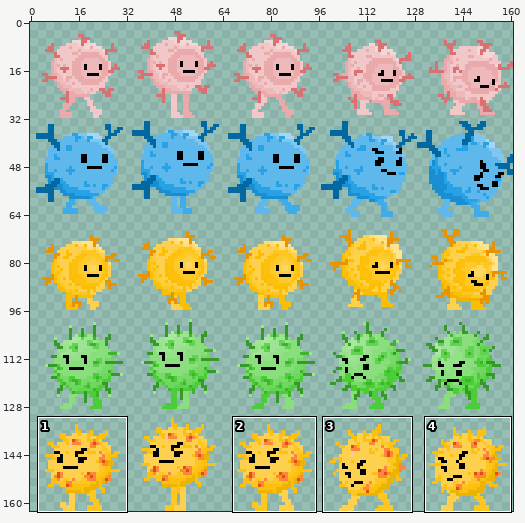
Two states of a sprite sheet, src/resources/tinyCharacters.png. Above: a wide view before the commit, with the close-up outlined.
Close-up. Earlier state:
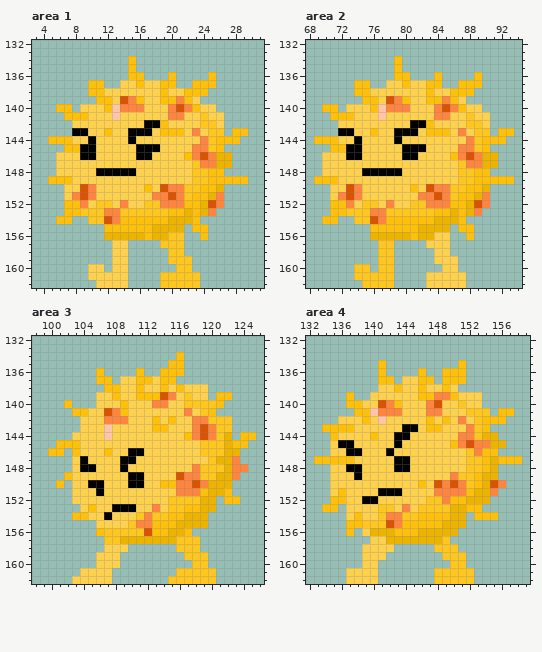
The file is 161x164 pixels. Colours within 5 levels of each other are drawn and written as one. Shown: area 1: x 3..31, y 132..162; area 2: x 68..94, y 132..162; area 3: x 98..126, y 132..162; area 4: x 132..159, y 132..162. The old version is drawn lined up with the new one, on the new canvas. The commit also changed other parts of the picture, which this record leaves out.
After:
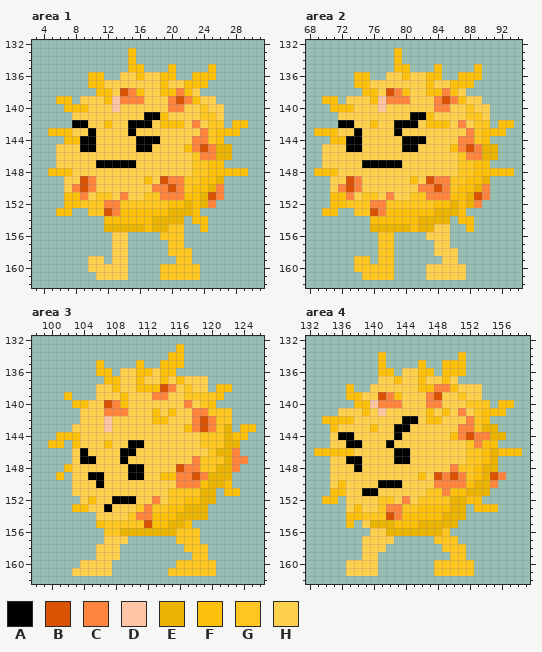
Palette (. is transparent): A #000000  B #da5302  C #fd853f  D #fec5a4  E #edb302  F #fdc10d  G #fdc621  H #fdd14d
Edits made:
canvas 161x164 -> 161x163 (the part of the old canvas that was cut away was empty and is not shown)
Changed rows in their new state; - is an unchanged pixel.
Area 1:
first column x 5:
133 ----------F--------------
135 -----------F---F----F----
136 -----FF--HH-HHF---FF-----
137 -------HH--H---HHF--.----
138 -----.-F-BCF---FC-H.-----
139 -FF-HHH-DC-C--HCBCFHH----
140 -.-FF--H-HHH----CHHG-H---
141 --.HH---H---AAFHH---G----
142 ---AA--F--AA-H-FF-CH-G-FF
143 FFFHHA-H---HH-HHH-HC-FF-.
144 ..-FA-----HAAA----C---..-
145 -HHH---------H---F-BCEE--
146 ----HH-----HH----HGC-----
147 ------AAAAA--------GFF.--
148 FFF---HHHHH-----------FFF
149 ..H-BC------F-BCCG-F-E...
150 ---C--------HCCB--F-EC---
151 --FFCHGG-C--GG-C-F-EB----
152 ----GG-CCGGG--GFFE--C.---
153 -F-..--B-FFFFFFEE--..----
154 -..--..FF----EE--.-F-----
155 -------EEEEE---GG-.------
156 -------.HH....G----.-----
157 --------------.----------
158 -----------------G-------
159 -----HH--------.---------
160 -------H------GG--G------
161 -----.-------------------
162 ------....----.....------
Area 2:
first column x 69:
133 ----------F--------------
135 -----------F---F----F----
136 -----FF--HH-HHF---FF-----
137 -------HH--H---HHF--.----
138 -----.-F-BCF---FC-H.-----
139 -FF-HHH-DC-C--HCBCFHH----
140 -.-FF--H-HHH----CHHG-H---
141 --.HH---H---AAFHH---G----
142 ---AA--F--AA-H-FF-CH-G-FF
143 FFFHHA-H---HH-HHH-HC-FF-.
144 ..-FA-----HAAA----C---..-
145 -HHH---------H---F-BCEE--
146 ----HH-----HH----HGC-----
147 ------AAAAA--------GFF.--
148 FFF---HHHHH-----------FFF
149 ..H-BC------F-BCCG-F-E...
150 ---C--------HCCB--F-EC---
151 --FFCHGG-C--GG-C-F-EB----
152 ----GG-CCGGG--GFFE--C.---
153 -F-..--B-FFFFFFEE--..----
154 -..--..FF----EE--.-F-----
155 -------EEEEE---HH-.------
156 -------.GG....H----.-----
157 --------------.----------
158 -----------------H-------
159 -----GG--------.---------
160 -------G------HH--H------
161 -----.-------------------
162 ------....----.....------
Area 3:
first column x 100:
133 ----------------F---------
134 ---------------F----------
135 ------F----F--F-----------
136 -------F-HH-FH--.---------
137 ------.-F---H--HFHHH------
138 ------HH----FFBCHG---FF---
139 --F-----HF-HHCCH--GGG-.---
140 --.FFH-BC----HH--CH-F.----
141 ---.H--C-C---F-F-HCCGGG---
142 -------DHH----FH---BC-----
143 ---H---------HH--F----E-FF
144 -FFF---H---------HHGG--F-.
145 F-.----F--AA-----------E.-
146 ..-HA--H-A-H-------H-E-C--
147 -----A----H-------CG-G--C-
148 --F-HH---HAA----BC---E--.-
149 -F.--AA-------FFC-BCE--.--
150 -.---H----HH--HH--CF--F---
151 ------H--------GGGGE-.-F--
152 ---.-F--AAA--C---FF---..--
153 ---FFH-AHHHGCGGFFEE-.-----
154 ---...-H--GC-FF-E---------
155 ------FGGG-GB--E-F..------
156 ------.--EEEEEE-GGG-------
157 -------HHH......----------
158 ------H--.------.--G------
159 -----------------.--------
160 ----HH--.-------GG--G-----
161 ---H-----------G----------
162 ---.....-------......-----
Area 4:
first column x 133:
134 --------F---------F-------
135 -------------F--FF--------
136 ---------F-HH-F-----------
137 --------HHF---HH-H.-------
138 ----F--H--H---FCCFHHH-----
139 -----FH-BCF--HCBHHG-------
140 ----.-FDC-C----C--HGGG-FF-
141 ---HHH-HDHH---FHF-CH-FF-.-
142 -FFFF-H-H--AA--FH-HC--..--
143 -.-HH--F--A-H-HH--C--EE---
144 --HAA--H---H-----F-BCC-E--
145 ---H-A---AH------HHG-FF.--
146 FFFFFH---HAA--------G-EFFF
147 ..HHAA-----------------...
148 ----H-----HH-----CG-FE----
149 -----H-------F-BCBC---BC--
150 ---F----AAA--H-C-C-FE-C.--
151 --F---AAHHH---GG-FFE--.---
152 -F-.--HHGG-C-G--GEEFF.----
153 -..--F---CCGGFFFF--.-FF---
154 ----F-GG-B-FF---E---...---
155 -----.HEEEF--EEE--.-------
156 ----.-.HH-EEE---G.--------
157 ------H--H.....G-G--------
158 ---------.-----.--G-------
159 --------.-------.---------
160 ----HH---------GG--G------
162 ----....-------.....------
